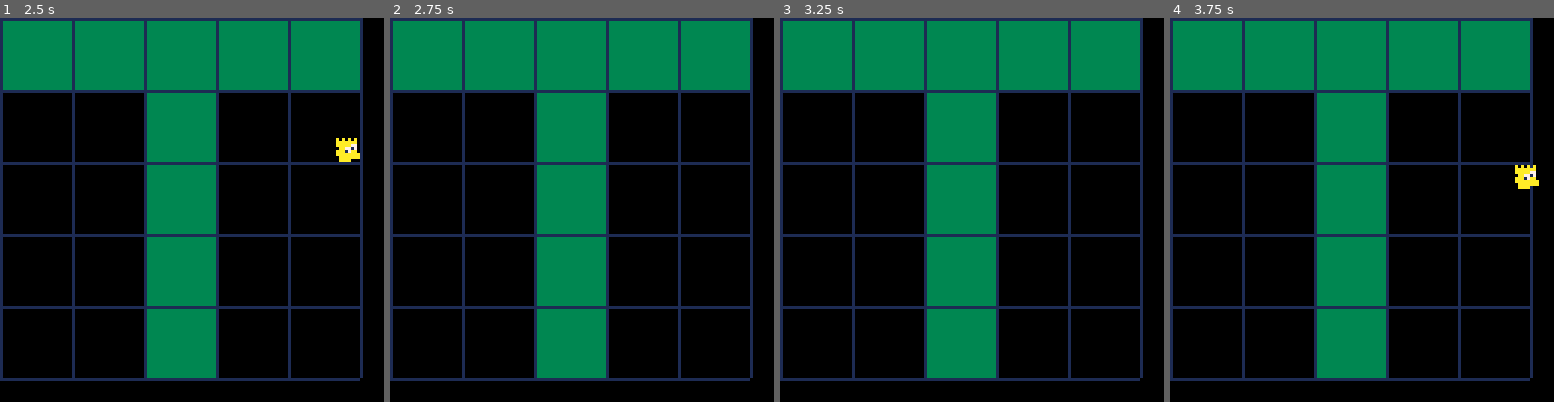
Above: before the commit, frames 1-4 (left to right).
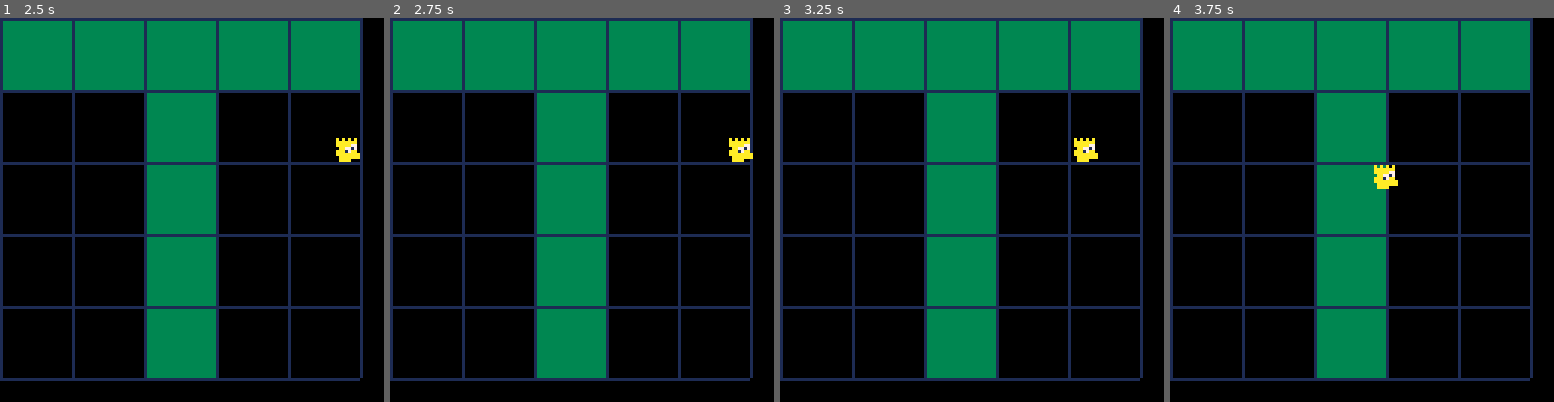
Above: after the commit, the same moments.

Repository: twright1999/gmtk_2026
Game: PICO-8 cartridge main.p8
Same seed, same stepped clock (60 frames per second), same inputs: the game is played once before the commit and once after it.
Inputs:
- Up to frame 1 (2.5 s): hold Right 1.6-2.1 s; hold Up 2.15-2.42 s; hold Right from 2.47 s (still down)
- Up to frame 2 (2.75 s): keep holding Right
- Up to frame 3 (3.25 s): release Right at 3.03 s; hold Left from 3.08 s (still down)
- Up to frame 4 (3.75 s): release Left at 3.58 s; hold Down from 3.63 s (still down)

Frame 1 is identical in both runs. In frame 2, 0.3% of the frame differs, in the area x 88-95%, y 31-38%; in frame 3, 0.3%; in frame 4, 0.6%, in the area x 53-97%, y 38-45%.

Commit message:
trap bart in the grid. refactor constants

Diff:
--- a/main.p8
+++ b/main.p8
@@ -26,11 +26,24 @@
     timer_val = flash_time
 end
 
+screen_size = 128
+bart_size = 8
+marge_size = 7
+scale_factor_0 = 0
+
 function _update()
-    if btn(➡️) then pos_x += 3 end
-    if btn(⬅️) then pos_x -= 3 end
-    if btn(⬇️) then pos_y += 3 end
-    if btn(⬆️) then pos_y -= 3 end
+    if btn(➡️) then
+        pos_x = min(pos_x + 3, screen_size - bart_size - marge_size)
+    end
+    if btn(⬅️) then
+        pos_x = max(pos_x - 3, scale_factor_0)
+    end
+    if btn(⬇️) then
+        pos_y = min(pos_y + 3, screen_size - bart_size - marge_size)
+    end
+    if btn(⬆️) then
+        pos_y = max(pos_y - 3, scale_factor_0)
+    end
 
     next_state = state
 
